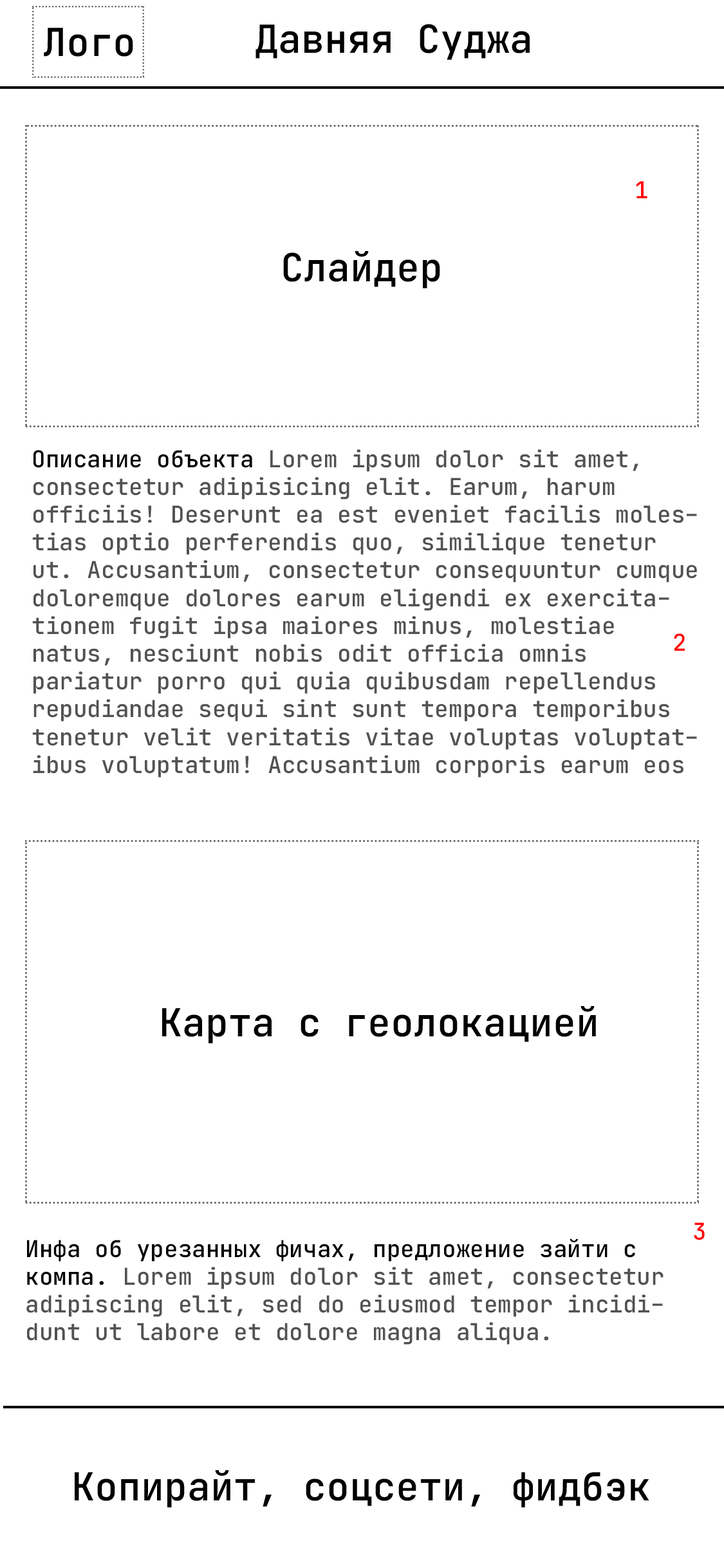
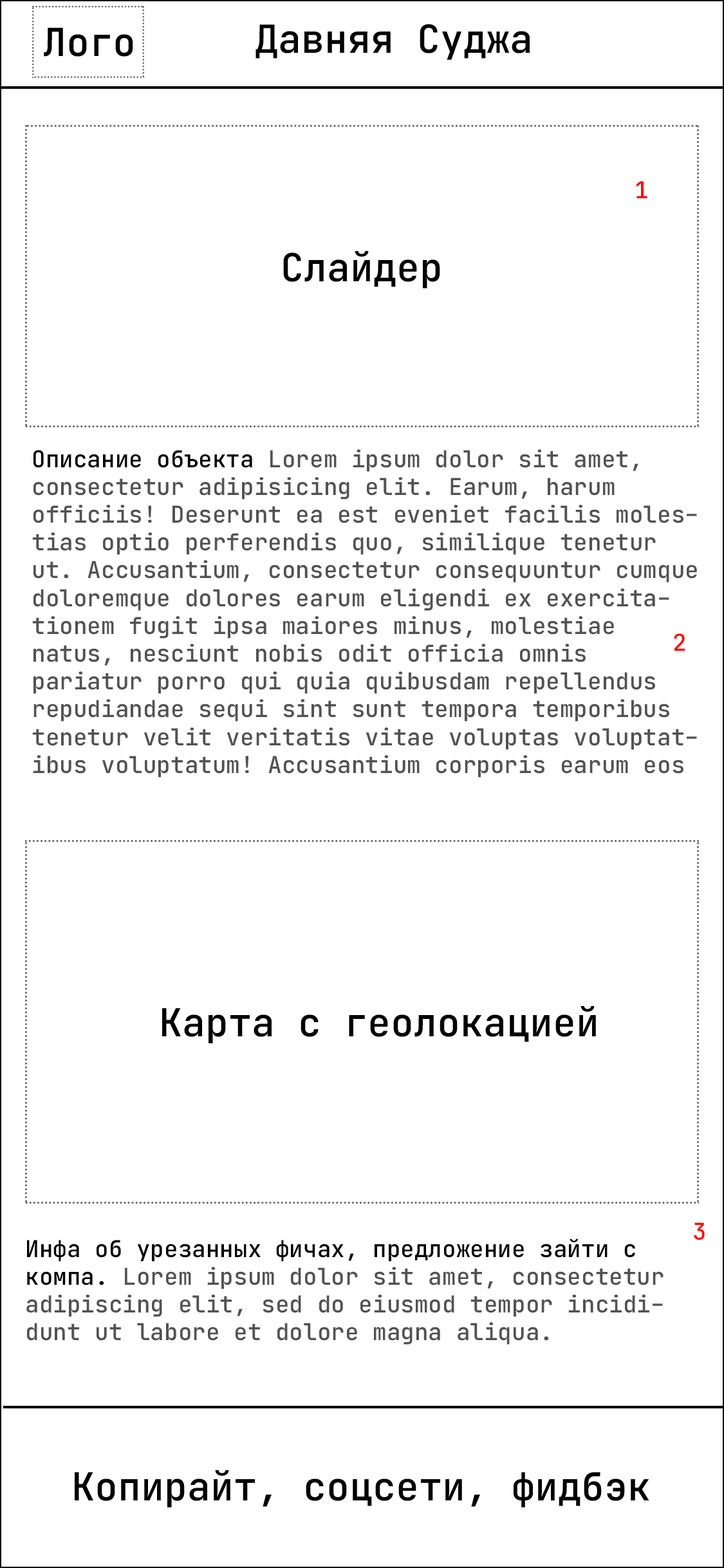
Comparing the layer stacks of the two (724, 1568) images. Changes:
added layer "Обводка" above "Фон" over [0, 0, 724, 1568]
